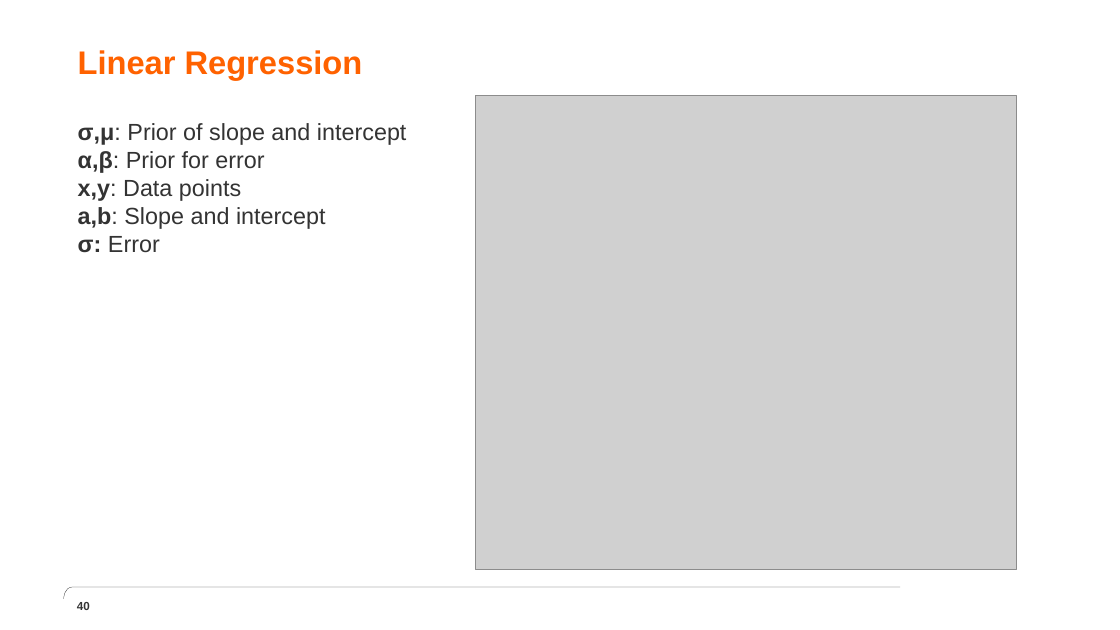
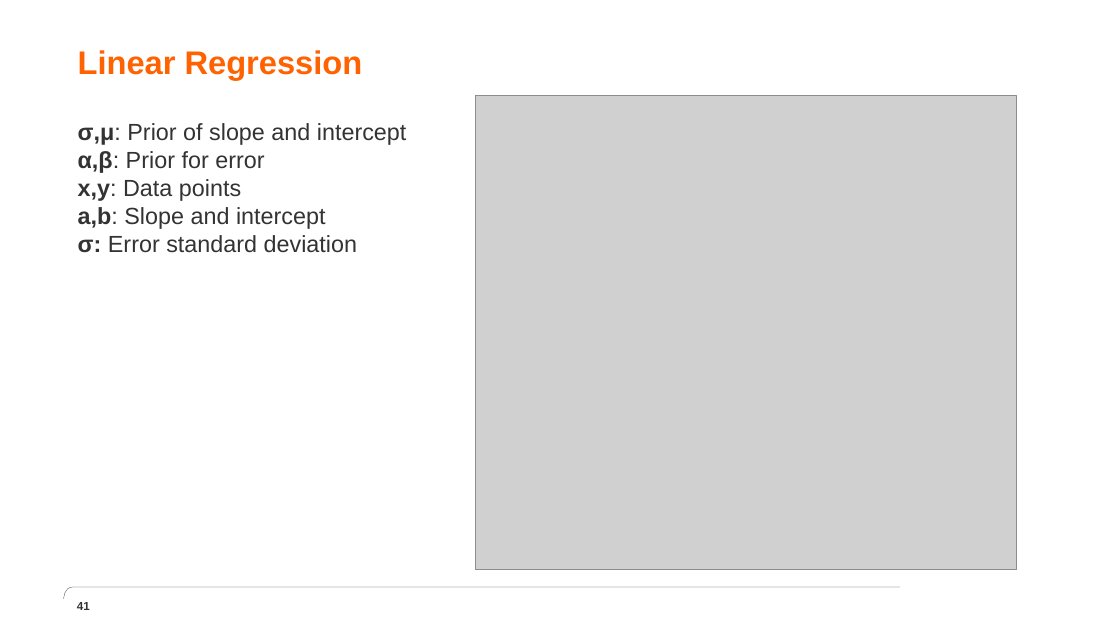
Before and after one commit to nawarhalabi/graphical_modeling, a slide deck: slide 41 of presentation.pptx (slide 40 before the commit). Drawn at 1120x630 pixels with LibreOffice and Linux fonts; fonts in the diff are those of the drawing; grey boxes stand for pictures; background and template pictures are left out. Boxes give left, top, right and bottom in pixels: in the first picture for what was removed or moved away, otherwise in the second. Text is boxed around its words. In the diff, an @@ line names an element or a change of style, - is before the commit and + after.

```diff
--- a/presentation.pptx
+++ b/presentation.pptx
@@ text at (78,235,357,253): text changed @@
-σ: Error
+σ: Error standard deviation
@@ page number at (77,602,90,610): text changed @@
-40
+41
```
Also in this commit, not shown: 7 other slides changed, 2 slides added, 1 other file.
